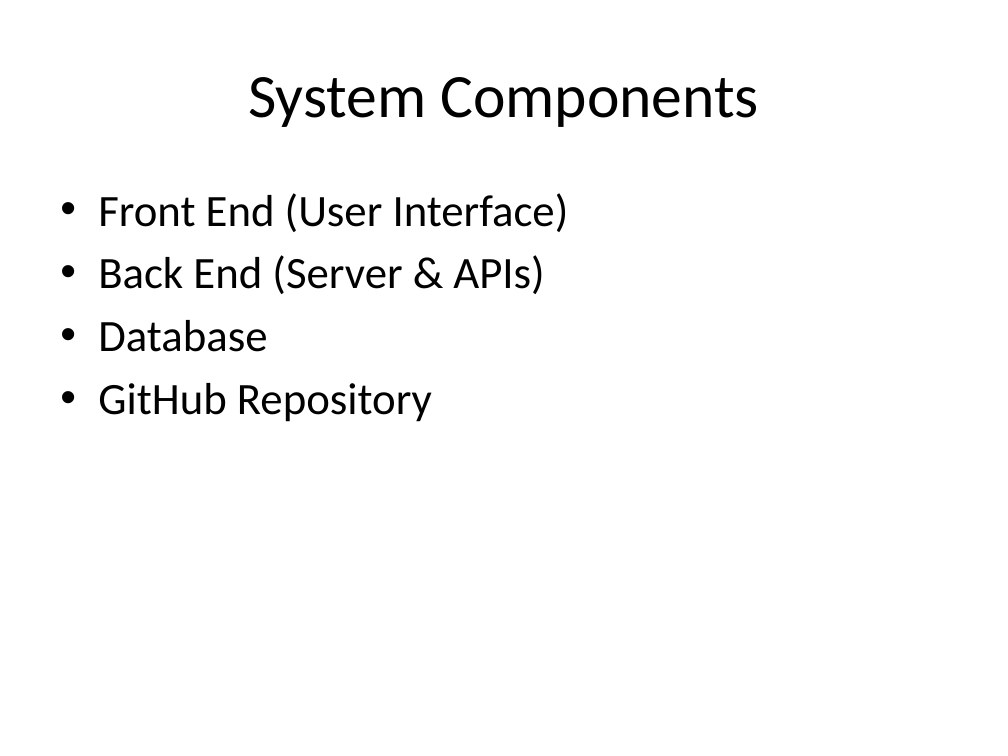
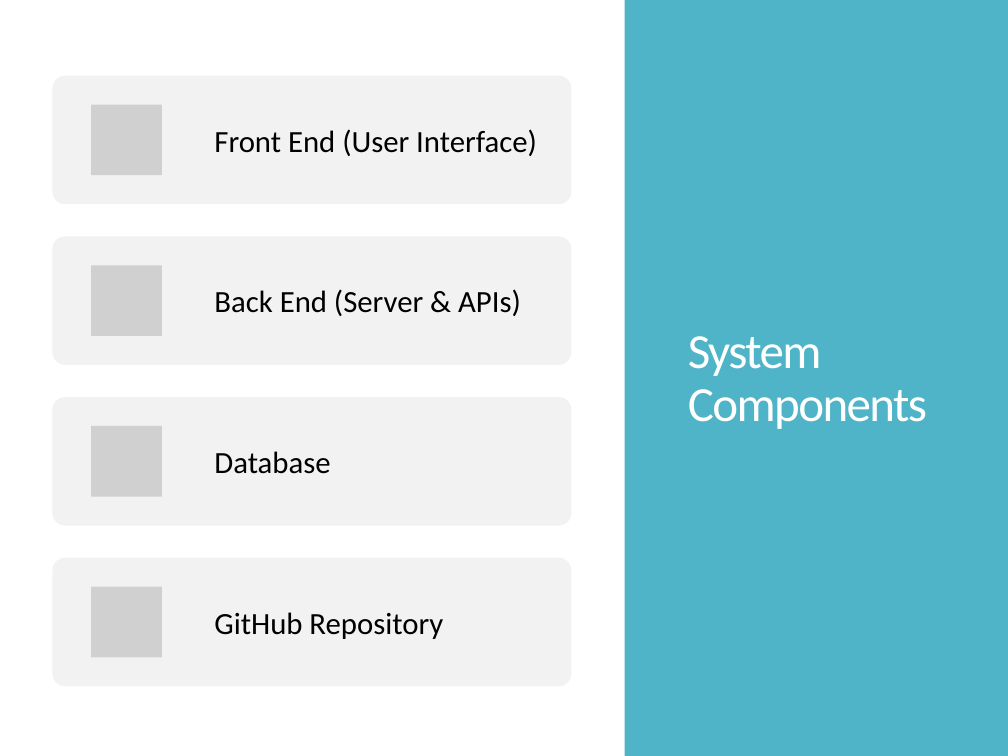
Before and after one commit to Buesse7310/Project-Alex-Roma-Nick-Eva-, a slide deck: slide 6 of docs/phase1/Spending_Habit_Tracker_Phase1.pptx. Drawn at 1008x756 pixels with LibreOffice and Linux fonts; fonts in the diff are those of the drawing; grey boxes stand for pictures. Boxes give left, top, right and bottom in pixels: in the first picture for what was removed or moved away, otherwise in the second. Text is boxed around its words. In the diff, an @@ line names an element or a change of style, - is before the commit and + after.

```diff
--- a/docs/phase1/Spending_Habit_Tracker_Phase1.pptx
+++ b/docs/phase1/Spending_Habit_Tracker_Phase1.pptx
@@ rectangle added at [625,0,1008,756], fill #50B4C8 @@
@@ title "System Components": place and size @@
-title "System Components" at [248,77,759,127]
+title "System Components" at [688,336,927,429]
@@ title "System Components" at [688,336,927,429]: size 44 to 35 pt, text colour #000000 to #FFFFFF, letter spacing 0 to -1.2 pt; alignment centre to left; line spacing 1 to 0.9 @@
@@ text removed at [98,193,569,422] @@
-• Front End (User Interface)
-• Back End (Server & APIs)
-• Database
-• GitHub Repository
@@ group added at [52,76,572,686]: 4 rounded rectangles, 4 pictures, 4 texts @@
+Front End (User Interface)
+Back End (Server & APIs)
+Database
+GitHub Repository
```
Also in this commit, not shown: 11 other slides changed.
